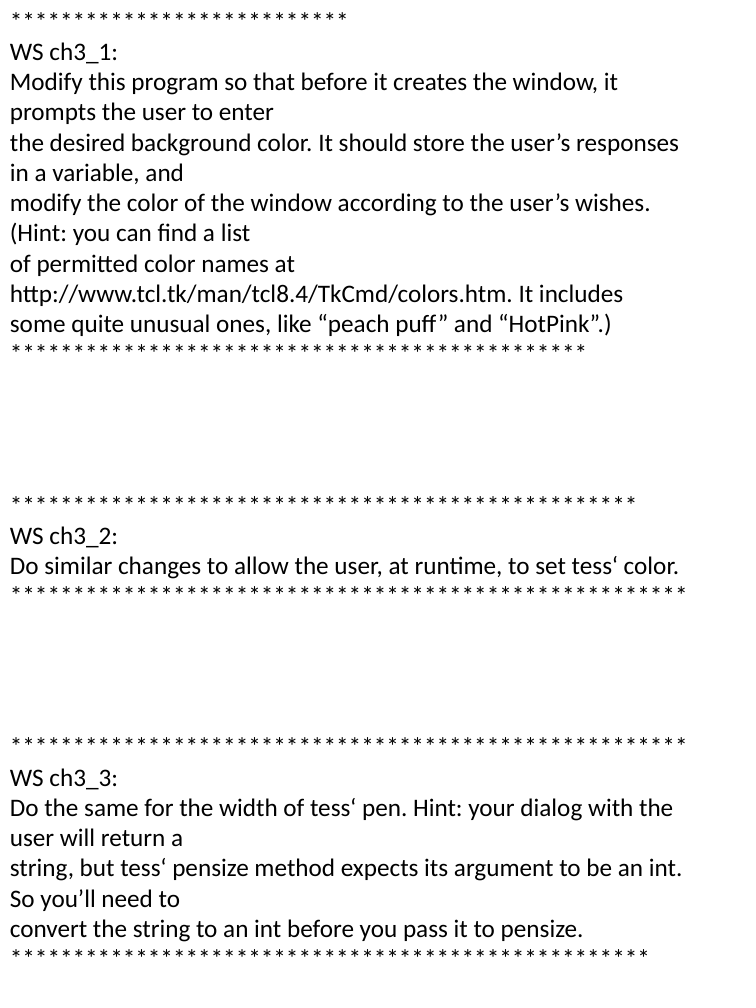
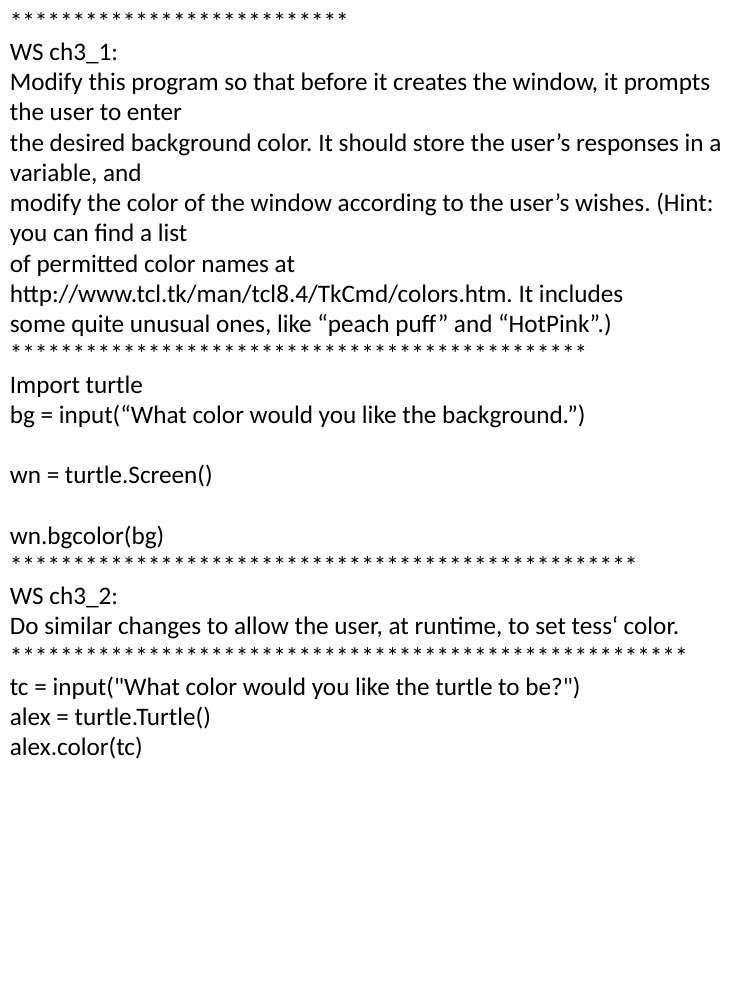
Before and after one commit to Lor3nzoMartinez/Python, a slide deck: slide 6 of Homework/ch 3 turtles.pptx. Drawn at 756x1008 pixels with LibreOffice and Linux fonts; fonts in the diff are those of the drawing. Boxes give left, top, right and bottom in pixels: in the first picture for what was removed or moved away, otherwise in the second. Text is boxed around its words. In the diff, an @@ line names an element or a change of style, - is before the commit and + after.

```diff
--- a/Homework/ch 3 turtles.pptx
+++ b/Homework/ch 3 turtles.pptx
@@ text at box(10, 375, 585, 549): paragraphs added @@
+Import turtle
+bg = input(“What color would you like the background.”)
+wn = turtle.Screen()
+wn.bgcolor(bg)
@@ text at box(10, 676, 580, 759): text changed @@
-******************************************************
-WS ch3_3:
-Do the same for the width of tess‘ pen. Hint: your dialog with the user will return a
-string, but tess‘ pensize method expects its argument to be an int. So you’ll need to
-convert the string to an int before you pass it to pensize.
-***************************************************
+tc = input("What color would you like the turtle to be?")
+alex = turtle.Turtle()
+alex.color(tc)
```
Also in this commit, not shown: 4 other slides changed, 2 slides added, 1 slide removed, 16 other files.
